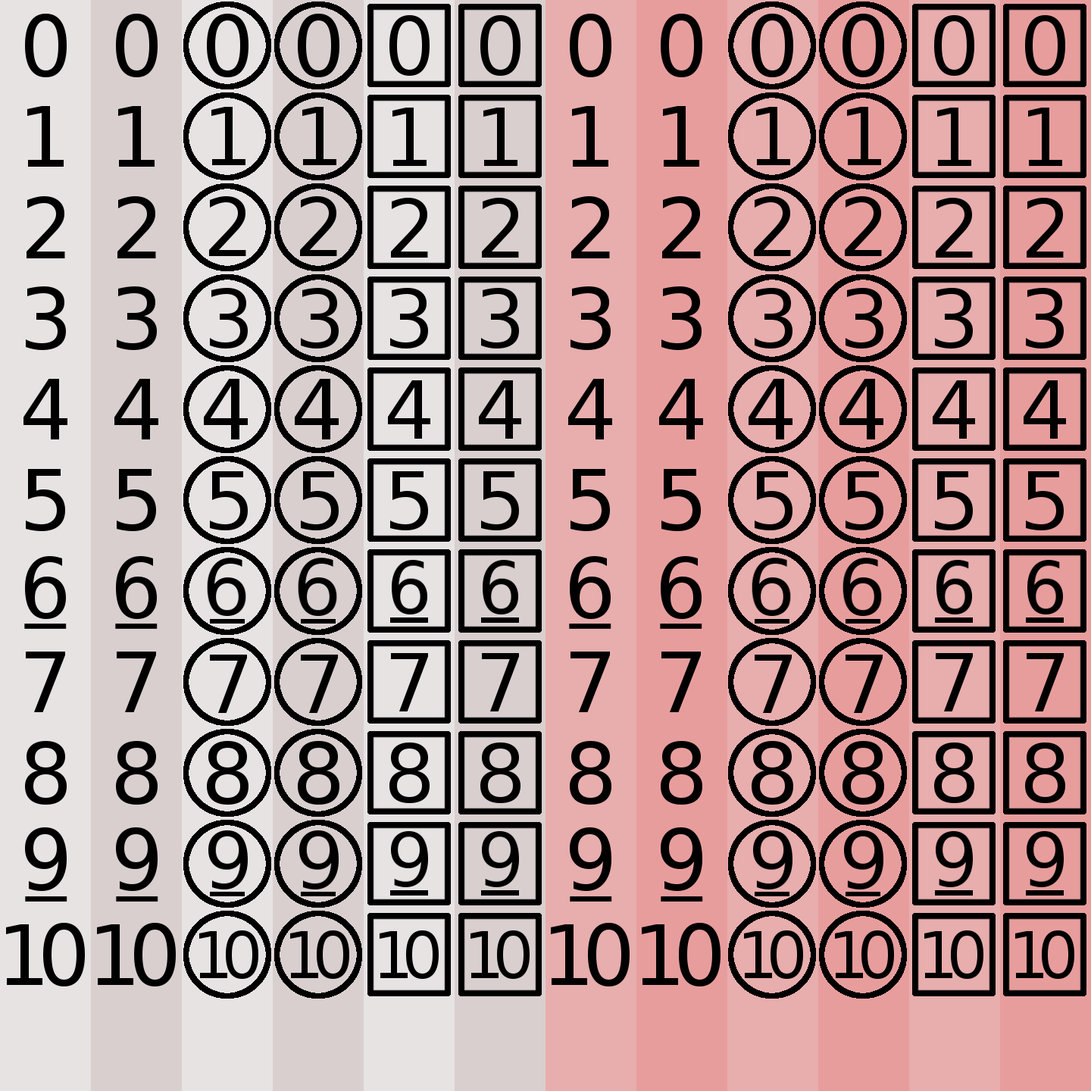
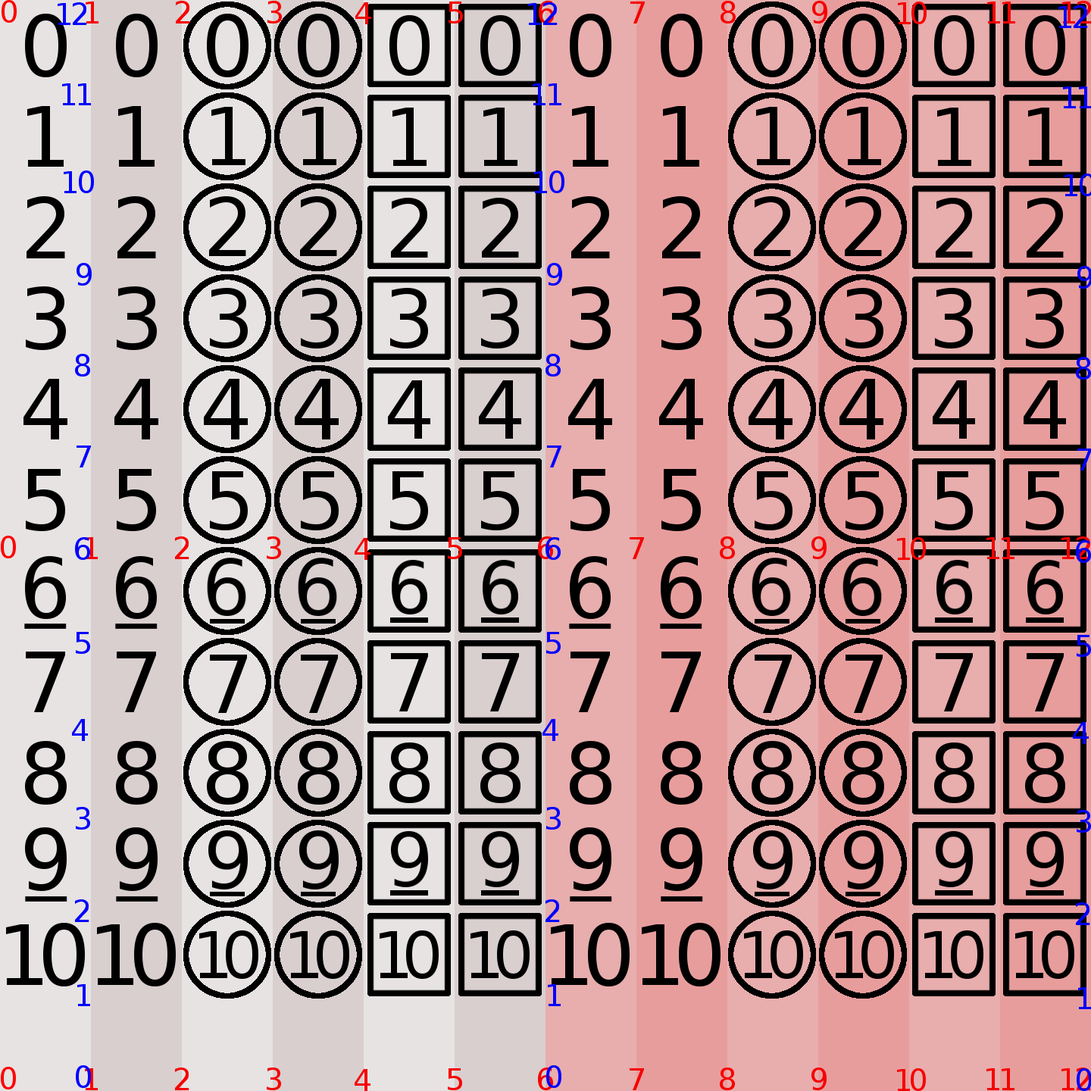
Two versions of the same layered image (1091 × 1091). Layer-by-layer changes:
added group "Guide_Layer" with 32 layers above "Foreground" over <box>0,0,1091,1091</box>
added layer "Y_Right" in group "Guide_Layer" over <box>1058,5,1091,1091</box>
added layer "Y_Mid" in group "Guide_Layer" over <box>528,2,565,1089</box>
added group "Y_Left" with 13 layers in group "Guide_Layer" over <box>57,2,94,1089</box>
added layer "Y_Mid #1" in group "Y_Left" over <box>57,2,88,26</box>
added layer "11 #1" in group "Y_Left" over <box>62,83,91,106</box>
added layer "10 #6" in group "Y_Left" over <box>63,170,94,194</box>
added layer "9 #6" in group "Y_Left" over <box>76,263,92,286</box>
added layer "8 #6" in group "Y_Left" over <box>75,353,91,377</box>
added layer "6 #6" in group "Y_Left" over <box>75,537,91,561</box>
added layer "5 #6" in group "Y_Left" over <box>75,632,91,655</box>
added layer "4 #6" in group "Y_Left" over <box>72,719,88,742</box>
added layer "3 #6" in group "Y_Left" over <box>75,807,91,830</box>
added layer "0 #7" in group "Y_Left" over <box>75,1065,91,1089</box>
added layer "X_Top" in group "Guide_Layer" over <box>1,0,1091,25</box>
added layer "X_Mid" in group "Guide_Layer" over <box>0,535,1091,561</box>
added group "X_Bottom" with 13 layers in group "Guide_Layer" over <box>0,1067,1091,1091</box>
added layer "3 #5" in group "X_Bottom" over <box>266,1068,282,1091</box>
added layer "4 #5" in group "X_Bottom" over <box>354,1069,371,1091</box>
added layer "5 #5" in group "X_Bottom" over <box>447,1068,463,1091</box>
added layer "6 #5" in group "X_Bottom" over <box>538,1068,554,1091</box>
added layer "10 #5" in group "X_Bottom" over <box>897,1068,927,1091</box>
added layer "12" in group "X_Bottom" over <box>1061,1068,1091,1091</box>
added layer "11" in group "X_Bottom" over <box>986,1068,1015,1091</box>
…and 9 more changes (9 added)
